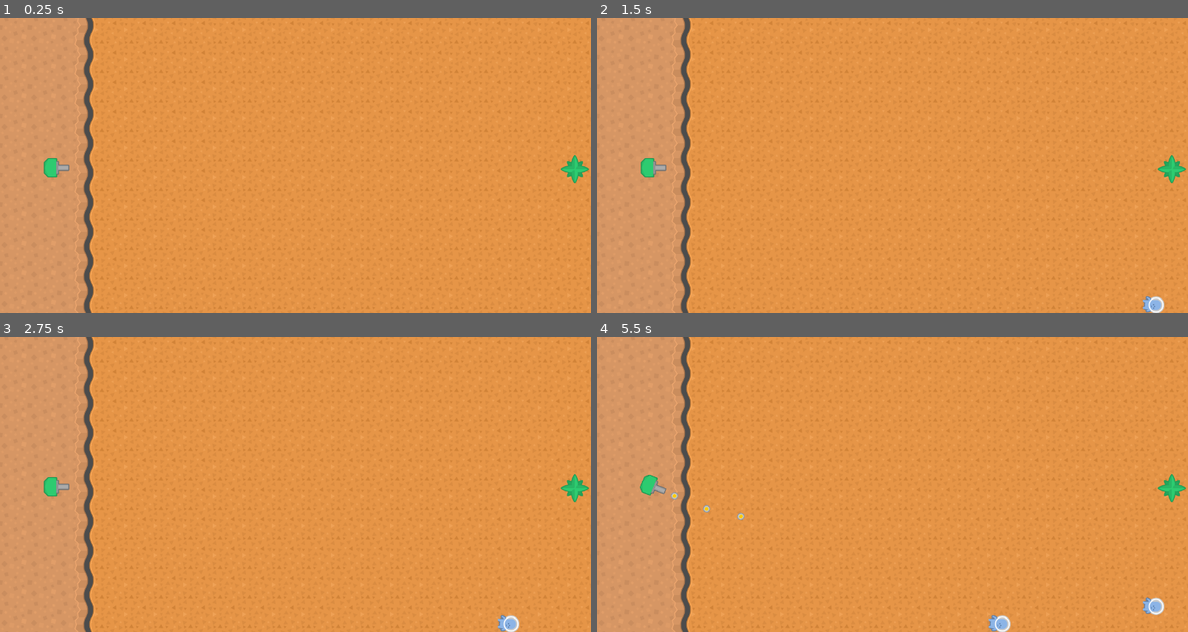
Above: before the commit, frames 1-4 (two rows, left to right).
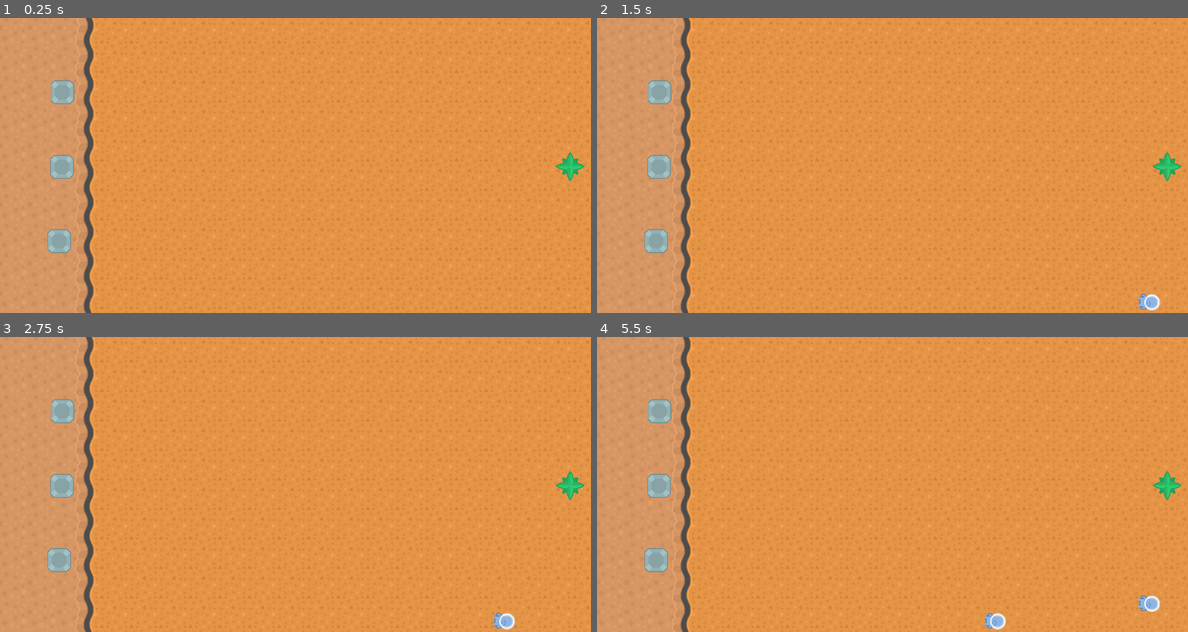
Above: after the commit, the same moments.

Repository: Mynijo/GateDefense
Game: Godot game, scene res://terrain/Map01.tscn
Two runs of this game, one before a commit and one after it. Both use one fixed random seed, a clock stepped at 60 frames per second and the inputs below.
Inputs (mouse positions are in pixels of both pictures, inside the frame that each line leads up to):
- Up to frame 1 (0.25 s): no input
- Up to frame 2 (1.5 s): tap Enter at 0.5 s; move the mouse to (1022, 150) at 0.52 s; click (1022, 150) at 0.67 s; move the mouse to (774, 180) at 1.27 s; click (774, 180) at 1.42 s
- Up to frame 3 (2.75 s): move the mouse to (354, 419) at 2.02 s; click (354, 419) at 2.17 s
- Up to frame 4 (5.5 s): move the mouse to (862, 543) at 2.77 s; click (862, 543) at 2.92 s; move the mouse to (1069, 528) at 3.52 s; click (1069, 528) at 3.67 s; move the mouse to (715, 440) at 4.27 s; click (715, 440) at 4.42 s; move the mouse to (922, 484) at 5.02 s; click (922, 484) at 5.17 s

The runs differ from the first frame. In frame 1, 1.2% of the frame differs, in the area x 7-100%, y 21-80%; in frame 2, 1.4%; in frame 3, 1.4%; in frame 4, 1.7%, in the area x 7-100%, y 21-100%.

Commit message:
Added TurretPlace

Diff:
--- a/Bullet/BulletPhy.tscn
+++ b/Bullet/BulletPhy.tscn
@@ -13,8 +13,8 @@
 
 script = ExtResource( 2 )
 speed = 750
-damage = 10
-lifetime = 20.0
+damage = 20
+lifetime = 5.0
 
 [node name="Sprite" parent="." index="0"]
 
--- a/Enemy/Enemy.gd
+++ b/Enemy/Enemy.gd
@@ -22,8 +22,8 @@
 	velocity = Vector2(speed * delta * -100, 0)
 
 func take_damage(damage):
+	health -= damage
 	emit_signal('health_changed',health)
-	health -= damage
 	if health <= 0:
 		dead()
 
--- a/Gate/Gate.gd
+++ b/Player/Gate.gd
@@ -4,6 +4,7 @@
 signal dead
 
 export (int) var health
+export (PackedScene) var player
 
 
 func _ready():
@@ -12,7 +13,7 @@
 
 func _on_DetectArea_body_entered(body):
 	if body.has_method('dead'):
-		take_damage(body.damage)
+		player.take_damage(body.damage)
 		body.dead()
 
 func take_damage(damage):
--- a/Gate/Gate.tscn
+++ b/Player/Gate.tscn
@@ -1,6 +1,8 @@
 [gd_scene load_steps=3 format=2]
 
-[ext_resource path="res://Gate/Gate.gd" type="Script" id=1]
+[ext_resource path="res://Player/Gate.gd" type="Script" id=1]
+
+
 
 [sub_resource type="RectangleShape2D" id=1]
 
--- /dev/null
+++ b/Player/Player.gd
@@ -0,0 +1,15 @@
+extends Node
+
+export (int) var health
+export (int) var money
+
+func _ready():
+	pass
+
+func addMoney(value):
+	money += value
+
+func take_damage(damage):
+	health -= damage
+	if health <= 0:
+		pass
--- /dev/null
+++ b/Player/Player.tscn
@@ -0,0 +1,9 @@
+[gd_scene load_steps=2 format=2]
+
+[ext_resource path="res://Player/Player.gd" type="Script" id=1]
+
+[node name="Player" type="Node" index="0"]
+
+script = ExtResource( 1 )
+health = null
+money = null
--- a/Tower/Tower.gd
+++ b/Tower/Tower.gd
@@ -2,7 +2,7 @@
 
 export (PackedScene) var Bullet
 export (float) var gun_cooldown
-
+export (int) var cost
 
 export (float) var turret_speed = 1.0
 export (int) var detect_radius
@@ -34,6 +34,10 @@
 		if target_dir.dot(current_dir) > 0.90:
 			shoot()
 
+
+func spawn(_position):
+	position = _position
+
 func _on_DetectRadius_body_entered(body):
 	target.append(body)
 
--- a/Tower/Tower.tscn
+++ b/Tower/Tower.tscn
@@ -1,8 +1,13 @@
-[gd_scene load_steps=2 format=2]
+[gd_scene load_steps=3 format=2]
 
 [ext_resource path="res://Tower/Tower.gd" type="Script" id=1]
 
-[node name="Tower" type="KinematicBody2D" index="0"]
+[sub_resource type="RectangleShape2D" id=1]
+
+custom_solver_bias = 0.0
+extents = Vector2( 10, 10 )
+
+[node name="Tower" type="KinematicBody2D"]
 
 input_pickable = false
 collision_layer = 2
@@ -11,9 +16,10 @@
 script = ExtResource( 1 )
 _sections_unfolded = [ "Collision", "Material", "Pickable", "Visibility", "collision" ]
 Bullet = null
-gun_cooldown = null
-turret_speed = 0.0
-detect_radius = null
+gun_cooldown = 2.0
+cost = 50
+turret_speed = 100.0
+detect_radius = 800
 
 [node name="Body" type="Sprite" parent="." index="0"]
 
@@ -31,14 +37,16 @@
 gravity = 98.0
 linear_damp = 0.1
 angular_damp = 1.0
-collision_layer = 4
-collision_mask = 4
+collision_layer = 2
+collision_mask = 2
 audio_bus_override = false
 audio_bus_name = "Master"
 _sections_unfolded = [ "Collision" ]
 
 [node name="CollisionShape2D" type="CollisionShape2D" parent="DetectRadius" index="0"]
 
+shape = SubResource( 1 )
+
 [connection signal="timeout" from="GunCooldown" to="." method="_on_GunCooldown_timeout"]
 
 [connection signal="body_entered" from="DetectRadius" to="." method="_on_DetectRadius_body_entered"]
--- /dev/null
+++ b/Tower/TurretPlace.gd
@@ -0,0 +1,17 @@
+extends Node2D
+export (PackedScene) var tower
+export (PackedScene) var player
+
+var placed = false
+
+
+func _on_Area2D_input_event(viewport, event, shape_idx):
+	if event is InputEventMouseButton and !placed:
+		if event.button_index == BUTTON_LEFT and event.pressed:
+			if player.money <= tower.cost:
+				return
+			player.addMoney(-tower.cost)
+			var t = tower.instance()
+			add_child(t)
+			t.spawn(position.normalized())
+			placed = true
--- /dev/null
+++ b/Tower/TurretPlace.tscn
@@ -0,0 +1,45 @@
+[gd_scene load_steps=4 format=2]
+
+[ext_resource path="res://Tower/TurretPlace.gd" type="Script" id=1]
+[ext_resource path="res://media/towerDefense_tilesheet.png" type="Texture" id=2]
+
+[sub_resource type="RectangleShape2D" id=1]
+
+custom_solver_bias = 0.0
+extents = Vector2( 10, 10 )
+
+[node name="TurretPlace" type="Node2D" index="0"]
+
+position = Vector2( 174.01, 315.546 )
+script = ExtResource( 1 )
+__meta__ = {
+"_edit_group_": true
+}
+turret = null
+player = null
+
+[node name="Sprite" type="Sprite" parent="." index="0"]
+
+texture = ExtResource( 2 )
+region_enabled = true
+region_rect = Rect2( 327, 1285.49, 52, 54 )
+_sections_unfolded = [ "Region" ]
+
+[node name="Area2D" type="Area2D" parent="." index="1"]
+
+editor/display_folded = true
+input_pickable = true
+gravity_vec = Vector2( 0, 1 )
+gravity = 98.0
+linear_damp = 0.1
+angular_damp = 1.0
+audio_bus_override = false
+audio_bus_name = "Master"
+
+[node name="CollisionShape2D" type="CollisionShape2D" parent="Area2D" index="0"]
+
+position = Vector2( -0.416741, -0.554014 )
+scale = Vector2( 2.5864, 2.62933 )
+shape = SubResource( 1 )
+
+[connection signal="input_event" from="Area2D" to="." method="_on_Area2D_input_event"]
--- a/project.godot
+++ b/project.godot
@@ -41,6 +41,11 @@
 "svg/scale": 1.0
 }
 
+[input]
+
+click=[ Object(InputEventMouseButton,"resource_local_to_scene":false,"resource_name":"","device":0,"alt":false,"shift":false,"control":false,"meta":false,"command":false,"button_mask":0,"position":Vector2( 0, 0 ),"global_position":Vector2( 0, 0 ),"factor":1.0,"button_index":1,"pressed":false,"doubleclick":false,"script":null)
+ ]
+
 [layer_names]
 
 2d_physics/layer_1="map"
--- a/terrain/Map01.gd
+++ b/terrain/Map01.gd
@@ -2,7 +2,10 @@
 
 
 func _ready():
-	pass
+	$Gate.player = $Player
+	$TurretPlace.player = $Player
+	$TurretPlace2.player = $Player
+	$TurretPlace3.player = $Player
 
 
 
--- a/terrain/Map01.tscn
+++ b/terrain/Map01.tscn
@@ -1,10 +1,12 @@
-[gd_scene load_steps=6 format=2]
+[gd_scene load_steps=8 format=2]
 
 [ext_resource path="res://terrain/Map01.gd" type="Script" id=1]
 [ext_resource path="res://terrain/terrain_tiles.tres" type="TileSet" id=2]
-[ext_resource path="res://Tower/TowerPhy.tscn" type="PackedScene" id=3]
-[ext_resource path="res://Enemy/EnemySpawner.tscn" type="PackedScene" id=4]
-[ext_resource path="res://Gate/Gate.tscn" type="PackedScene" id=5]
+[ext_resource path="res://Enemy/EnemySpawner.tscn" type="PackedScene" id=3]
+[ext_resource path="res://Player/Gate.tscn" type="PackedScene" id=4]
+[ext_resource path="res://Player/Player.tscn" type="PackedScene" id=5]
+[ext_resource path="res://Tower/TurretPlace.tscn" type="PackedScene" id=6]
+[ext_resource path="res://Tower/TowerPhy.tscn" type="PackedScene" id=7]
 
 [node name="Map01" type="Node2D" index="0"]
 
@@ -28,27 +30,37 @@
 collision_mask = 1
 occluder_light_mask = 1
 format = 1
-tile_data = PoolIntArray( 0, 105, 0, 1, 105, 0, 2, 106, 0, 3, 54,  …(2880 unchanged characters)…
+tile_data = PoolIntArray( -262136, 0, 0, 0, 105, 0, 1, 105, 0, 2, 106, 0, 3, 54,  …(2880 unchanged characters)…
 _sections_unfolded = [ "Collision", "Occluder" ]
 __meta__ = {
 "_edit_group_": true
 }
 
-[node name="TowerPhy" parent="." index="1" instance=ExtResource( 3 )]
+[node name="EnemySpawner" parent="." index="1" instance=ExtResource( 3 )]
 
-position = Vector2( 122.799, 326.064 )
-collision_layer = 1
-collision_mask = 1
-gun_cooldown = 0.1
-turret_speed = 50.0
-detect_radius = 800
+position = Vector2( 1235.37, 322.47 )
 
-[node name="EnemySpawner" parent="." index="2" instance=ExtResource( 4 )]
-
-position = Vector2( 1244.89, 327.912 )
-
-[node name="Gate" parent="." index="3" instance=ExtResource( 5 )]
+[node name="Gate" parent="." index="2" instance=ExtResource( 4 )]
 
 position = Vector2( 0.541534, -0.865265 )
+player = null
 
-[connection signal="shoot" from="TowerPhy" to="." method="_on_TowerPhy_shoot"]
+[node name="Player" parent="." index="3" instance=ExtResource( 5 )]
+
+health = 100
+money = 120
+
+[node name="TurretPlace" parent="." index="4" instance=ExtResource( 6 )]
+
+position = Vector2( 136.01, 161.546 )
+tower = ExtResource( 7 )
+
+[node name="TurretPlace2" parent="." index="5" instance=ExtResource( 6 )]
+
+position = Vector2( 135.01, 323.546 )
+tower = ExtResource( 7 )
+
+[node name="TurretPlace3" parent="." index="6" instance=ExtResource( 6 )]
+
+position = Vector2( 129.01, 485.483 )
+tower = ExtResource( 7 )
Not shown, added: Tower/TurretPlace.tscn.tmp
